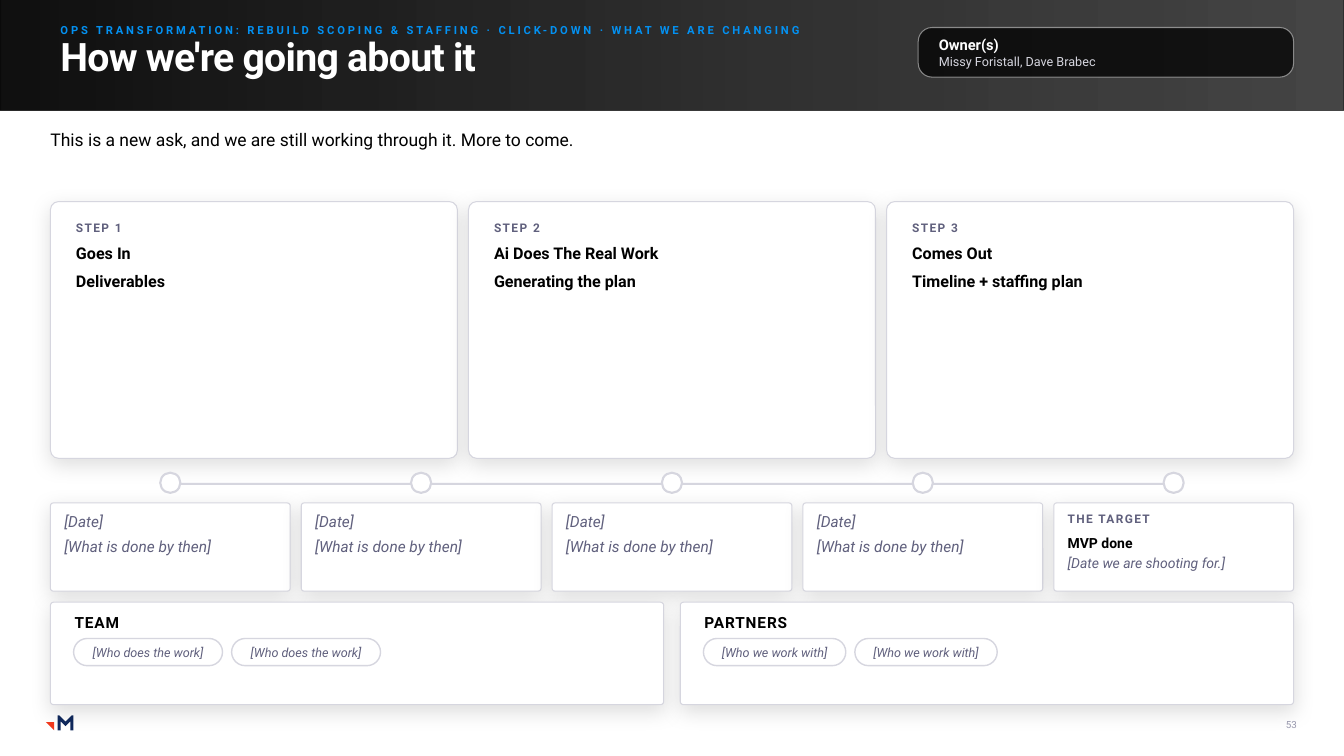
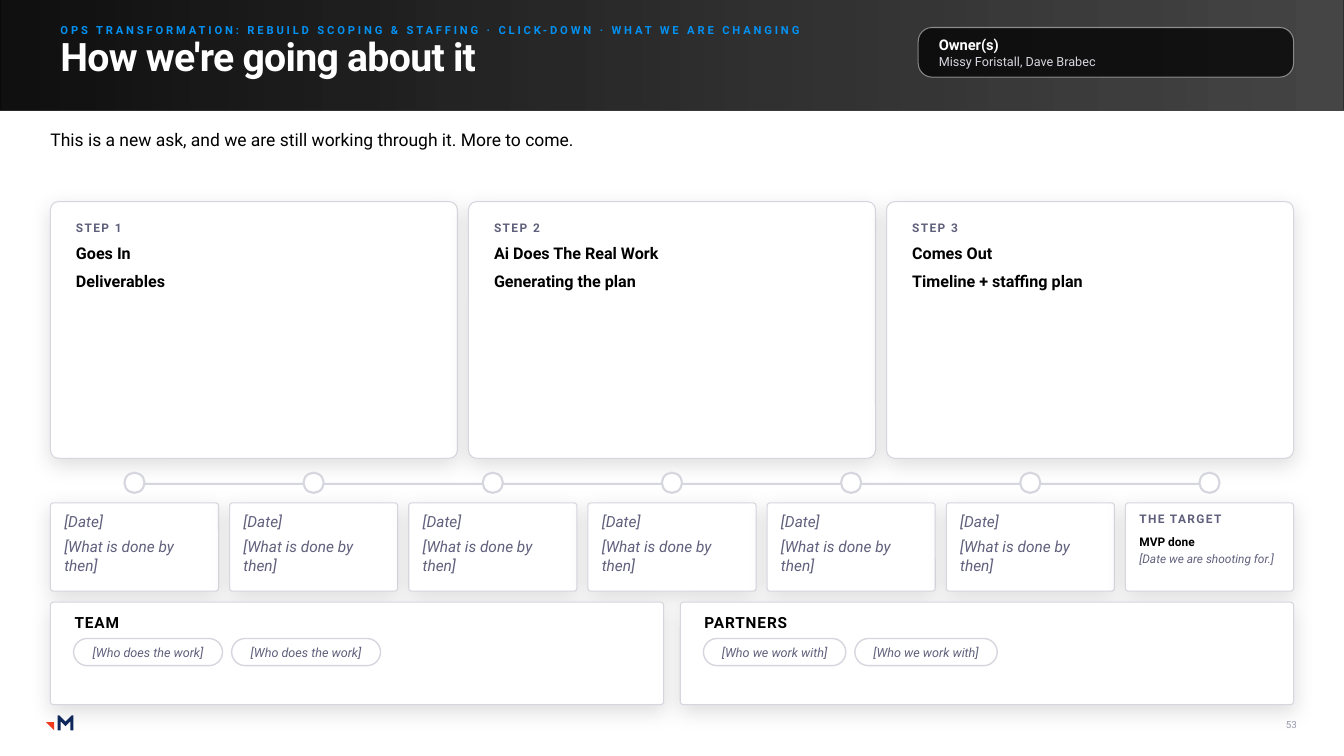
Before and after one commit to RachelHarrisMerkle/BasicMerkle, a slide deck: slide 53 of Priorities_Master.pptx. Drawn at 1344x756 pixels with LibreOffice and Linux fonts; fonts in the diff are those of the drawing; grey boxes stand for pictures. Boxes give left, top, right and bottom in pixels: in the first picture for what was removed or moved away, otherwise in the second. Text is boxed around its words. In the diff, an @@ line names an element or a change of style, - is before the commit and + after.

```diff
--- a/Priorities_Master.pptx
+++ b/Priorities_Master.pptx
@@ ellipse: place and size @@
-ellipse at (160, 473, 180, 493)
+ellipse at (124, 473, 144, 493)
@@ ellipse added at (303, 473, 324, 493), fill #FFFFFF, outline #D6D6DF 1.5 pt @@
@@ ellipse: place and size @@
-ellipse at (411, 473, 432, 493)
+ellipse at (483, 473, 503, 493)
@@ ellipse: place and size @@
-ellipse at (913, 473, 934, 493)
+ellipse at (841, 473, 861, 493)
@@ ellipse added at (1020, 473, 1041, 493), fill #FFFFFF, outline #D6D6DF 1.5 pt @@
@@ ellipse: place and size @@
-ellipse at (1164, 473, 1184, 493)
+ellipse at (1200, 473, 1220, 493)
@@ rounded rectangle "[Date]": place and size @@
-rounded rectangle "[Date]" at (50, 503, 290, 591)
+rounded rectangle "[Date]" at (50, 503, 219, 591)
@@ rectangle: place and size @@
-rectangle at (170, 483, 1174, 485)
+rectangle at (134, 483, 1210, 485)
@@ rounded rectangle added at (230, 503, 398, 591), fill #FFFFFF, outline #D6D6DF 0.75 pt, 11 pt, text #60607D, italic @@
+[Date]
+[What is done by then]
@@ rounded rectangle "[Date]": place and size @@
-rounded rectangle "[Date]" at (301, 503, 541, 591)
+rounded rectangle "[Date]" at (409, 503, 578, 591)
@@ rounded rectangle "[Date]": place and size @@
-rounded rectangle "[Date]" at (553, 503, 792, 591)
+rounded rectangle "[Date]" at (588, 503, 756, 591)
@@ rounded rectangle "[Date]": place and size @@
-rounded rectangle "[Date]" at (804, 503, 1044, 591)
+rounded rectangle "[Date]" at (767, 503, 936, 591)
@@ rounded rectangle added at (947, 503, 1115, 591), fill #FFFFFF, outline #D6D6DF 0.75 pt, 11 pt, text #60607D, italic @@
+[Date]
+[What is done by then]
@@ rounded rectangle "THE TARGET": place and size @@
-rounded rectangle "THE TARGET" at (1054, 503, 1294, 591)
+rounded rectangle "THE TARGET" at (1126, 503, 1295, 591)
@@ text in rounded rectangle at (1139, 537, 1274, 566): size 10 to 8.5 pt in "MVP done", "[Date we are shooting for.]" @@
```
Also in this commit, not shown: 6 other slides changed, 7 slides added, 1 other file.
